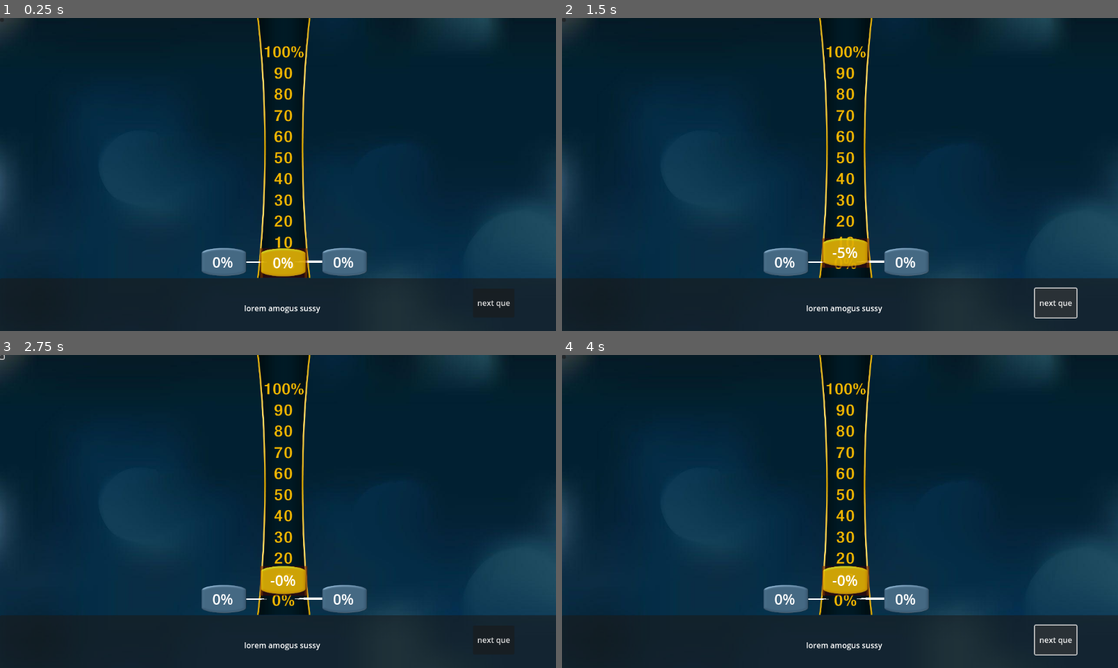
Above: before the commit, frames 1-4 (two rows, left to right).
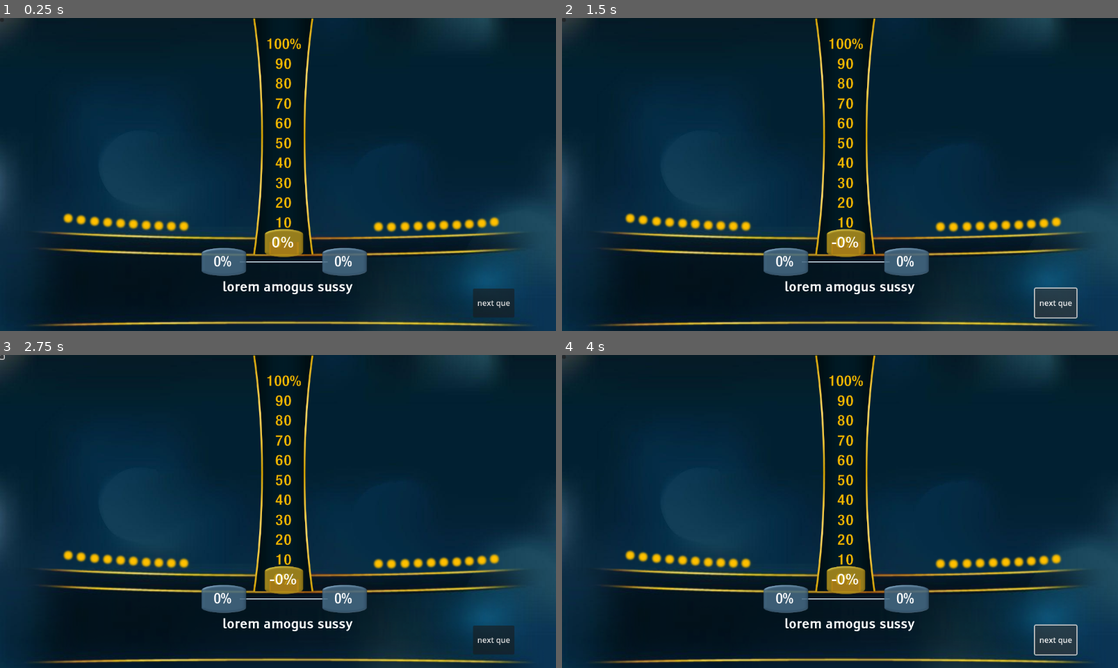
Above: after the commit, the same moments.

Repository: TerminalGoat232/power-of-10-redux
Game: Godot game, scene res://main.tscn
Same seed, same stepped clock (60 frames per second), same inputs: the game is played once before the commit and once after it.
Inputs (mouse positions are in pixels of both pictures, inside the frame that each line leads up to):
- Up to frame 1 (0.25 s): no input
- Up to frame 2 (1.5 s): click "next que" at 0.5 s; click "next que" at 1.25 s
- Up to frame 3 (2.75 s): click (0, 358) at 2 s
- Up to frame 4 (4 s): click (562, 358) at 2.75 s; click "next que" at 3.5 s

The runs differ from the first frame. In frame 1, 16% of the frame differs, in the area x 0-100%, y 0-100%; in frame 2, 15%; in frame 3, 15%; in frame 4, 15%.
Error in both runs: Invalid access to property or key 'ROUND_1' on a base object of type 'Nil'. (res://scripts/main.gd:25)

Commit message:
added timers, some sprites, rescaled shits a bit..

Diff:
--- a/main.tscn
+++ b/main.tscn
@@ -6,15 +6,38 @@
 [ext_resource type="Texture2D" uid="uid://fh5uww0rurcf" path="res://assets/textbar.png" id="2_tuhkd"]
 [ext_resource type="Theme" uid="uid://c163hgn8rdr67" path="res://text.tres" id="2_w4u17"]
 [ext_resource type="Texture2D" uid="uid://y76fcvyhs828" path="res://assets/inputbox.png" id="3_wnni5"]
+[ext_resource type="Texture2D" uid="uid://b443hrb5hal3f" path="res://assets/timedot.png" id="4_e8nlh"]
 [ext_resource type="Texture2D" uid="uid://d3rar3bkajmms" path="res://assets/2ndarybar.png" id="5_j1tej"]
-[ext_resource type="Texture2D" uid="uid://lfaktk75rofr" path="res://assets/rightbox.png" id="5_txfj0"]
+[ext_resource type="FontFile" uid="uid://b3cy4rofnvp6v" path="res://assets/54_HelveticaNeue MediumCond.ttf" id="6_0qfin"]
+[ext_resource type="Texture2D" uid="uid://dlgm02han2pah" path="res://assets/lockinconnector.png" id="7_0ica6"]
 [ext_resource type="Texture2D" uid="uid://collqu6x7um4r" path="res://assets/background.jpg" id="8_oobdu"]
+[ext_resource type="Texture2D" uid="uid://ou0ff16507mv" path="res://assets/answerbox.png" id="8_u14gr"]
+[ext_resource type="FontFile" uid="uid://uk8rbia8dpfi" path="res://assets/47_Helvetica 65 Medium.ttf" id="10_s0e62"]
+[ext_resource type="Texture2D" uid="uid://dts6x74kajml5" path="res://assets/ex.jpg" id="10_umjfn"]
+[ext_resource type="Texture2D" uid="uid://eixaa2mss8pg" path="res://assets/questionbox.png" id="11_xiqn0"]
+[ext_resource type="FontFile" uid="uid://djfuuaasv157m" path="res://assets/50_Tiresias Keyfont V2.ttf" id="12_m13l0"]
+
+[sub_resource type="LabelSettings" id="LabelSettings_fwp1d"]
+font = ExtResource("6_0qfin")
+font_size = 30
+
+[sub_resource type="LabelSettings" id="LabelSettings_s5r1m"]
+font = ExtResource("6_0qfin")
+font_size = 30
+
+[sub_resource type="LabelSettings" id="LabelSettings_3d60e"]
+line_spacing = 1.0
+font = ExtResource("10_s0e62")
+font_size = 30
 
 [sub_resource type="LabelSettings" id="LabelSettings_eqk8l"]
+font = ExtResource("12_m13l0")
+font_size = 28
 
 [node name="Node2D" type="Node2D"]
 
 [node name="Control" type="Control" parent="."]
+self_modulate = Color(1, 1, 1, 0)
 layout_mode = 3
 anchors_preset = 0
 offset_right = 40.0
@@ -24,117 +47,245 @@
 metadata/_edit_use_anchors_ = true
 
 [node name="Mainbar" type="Sprite2D" parent="Control"]
-position = Vector2(587.875, 269)
-scale = Vector2(0.532143, 0.645858)
+position = Vector2(586.875, 245)
+scale = Vector2(0.6, 0.585)
 texture = ExtResource("2_plm5b")
 
-[node name="panel_1" type="PanelContainer" parent="Control"]
-self_modulate = Color(1, 1, 1, 0)
+[node name="2Ndarybar" type="Sprite2D" parent="Control"]
+self_modulate = Color(1, 0.478431, 0.478431, 1)
+show_behind_parent = true
+z_index = 1
+position = Vector2(590, 489)
+rotation = 3.14159
+scale = Vector2(0.7, 0.03)
+texture = ExtResource("5_j1tej")
+centered = false
+offset = Vector2(-41, 0)
+flip_v = true
+
+[node name="timer_panel" type="PanelContainer" parent="Control"]
+self_modulate = Color(1, 1, 1, 0)
+layout_mode = 0
+offset_left = 118.0
+offset_top = 396.0
+offset_right = 418.0
+offset_bottom = 436.0
+rotation = 0.0349066
+
+[node name="Timedot10" type="Sprite2D" parent="Control/timer_panel"]
+position = Vector2(264.061, 25.8)
+scale = Vector2(0.3, 0.3)
+texture = ExtResource("4_e8nlh")
+
+[node name="Timedot9" type="Sprite2D" parent="Control/timer_panel"]
+position = Vector2(238.077, 26.7076)
+scale = Vector2(0.3, 0.3)
+texture = ExtResource("4_e8nlh")
+
+[node name="Timedot8" type="Sprite2D" parent="Control/timer_panel"]
+position = Vector2(212.058, 26.6154)
+scale = Vector2(0.3, 0.3)
+texture = ExtResource("4_e8nlh")
+
+[node name="Timedot7" type="Sprite2D" parent="Control/timer_panel"]
+position = Vector2(186.039, 26.5237)
+scale = Vector2(0.3, 0.3)
+texture = ExtResource("4_e8nlh")
+
+[node name="Timedot6" type="Sprite2D" parent="Control/timer_panel"]
+position = Vector2(159.264, 25.1429)
+scale = Vector2(0.3, 0.3)
+texture = ExtResource("4_e8nlh")
+
+[node name="Timedot5" type="Sprite2D" parent="Control/timer_panel"]
+position = Vector2(132.932, 24.3756)
+scale = Vector2(0.3, 0.3)
+texture = ExtResource("4_e8nlh")
+
+[node name="Timedot4" type="Sprite2D" parent="Control/timer_panel"]
+position = Vector2(105.878, 23.3192)
+scale = Vector2(0.3, 0.3)
+texture = ExtResource("4_e8nlh")
+
+[node name="Timedot3" type="Sprite2D" parent="Control/timer_panel"]
+position = Vector2(78.825, 22.2626)
+scale = Vector2(0.3, 0.3)
+texture = ExtResource("4_e8nlh")
+
+[node name="Timedot2" type="Sprite2D" parent="Control/timer_panel"]
+position = Vector2(50.7373, 20.2416)
+scale = Vector2(0.3, 0.3)
+texture = ExtResource("4_e8nlh")
+
+[node name="Timedot" type="Sprite2D" parent="Control/timer_panel"]
+position = Vector2(23.9278, 17.8616)
+scale = Vector2(0.3, 0.3)
+texture = ExtResource("4_e8nlh")
+
+[node name="timer_panel2" type="PanelContainer" parent="Control"]
+self_modulate = Color(1, 1, 1, 0)
+layout_mode = 0
+offset_left = 759.0
+offset_top = 415.0
+offset_right = 1059.0
+offset_bottom = 455.0
+rotation = -0.0698132
+
+[node name="Timedot" type="Sprite2D" parent="Control/timer_panel2"]
+position = Vector2(23.8582, 18.8591)
+scale = Vector2(0.3, 0.3)
+texture = ExtResource("4_e8nlh")
+
+[node name="Timedot2" type="Sprite2D" parent="Control/timer_panel2"]
+position = Vector2(50.6675, 21.2393)
+scale = Vector2(0.3, 0.3)
+texture = ExtResource("4_e8nlh")
+
+[node name="Timedot3" type="Sprite2D" parent="Control/timer_panel2"]
+position = Vector2(78.825, 22.2626)
+scale = Vector2(0.3, 0.3)
+texture = ExtResource("4_e8nlh")
+
+[node name="Timedot4" type="Sprite2D" parent="Control/timer_panel2"]
+position = Vector2(105.878, 23.3192)
+scale = Vector2(0.3, 0.3)
+texture = ExtResource("4_e8nlh")
+
+[node name="Timedot5" type="Sprite2D" parent="Control/timer_panel2"]
+position = Vector2(132.932, 24.3756)
+scale = Vector2(0.3, 0.3)
+texture = ExtResource("4_e8nlh")
+
+[node name="Timedot6" type="Sprite2D" parent="Control/timer_panel2"]
+position = Vector2(159.264, 25.1429)
+scale = Vector2(0.3, 0.3)
+texture = ExtResource("4_e8nlh")
+
+[node name="Timedot7" type="Sprite2D" parent="Control/timer_panel2"]
+position = Vector2(186.039, 26.5237)
+scale = Vector2(0.3, 0.3)
+texture = ExtResource("4_e8nlh")
+
+[node name="Timedot8" type="Sprite2D" parent="Control/timer_panel2"]
+position = Vector2(212.058, 26.6154)
+scale = Vector2(0.3, 0.3)
+texture = ExtResource("4_e8nlh")
+
+[node name="Timedot9" type="Sprite2D" parent="Control/timer_panel2"]
+position = Vector2(238.077, 26.7076)
+scale = Vector2(0.3, 0.3)
+texture = ExtResource("4_e8nlh")
+
+[node name="Timedot10" type="Sprite2D" parent="Control/timer_panel2"]
+position = Vector2(264.061, 25.8)
+scale = Vector2(0.3, 0.3)
+texture = ExtResource("4_e8nlh")
+
+[node name="panel_1" type="PanelContainer" parent="Control" node_paths=PackedStringArray("timer")]
+self_modulate = Color(1, 1, 1, 0)
+layout_mode = 0
 offset_left = 412.0
-offset_top = 480.0
+offset_top = 440.0
 offset_right = 512.0
-offset_bottom = 530.0
+offset_bottom = 490.0
 mouse_filter = 2
 script = ExtResource("1_t3o3h")
 keyINCR = 87
 keyDCR = 83
 keyLOCK = 68
+timer = NodePath("timer_1")
 
 [node name="player1_lbl" type="Label" parent="Control/panel_1"]
 z_index = 1
 layout_mode = 2
 theme = ExtResource("2_w4u17")
 text = "0%"
+label_settings = SubResource("LabelSettings_fwp1d")
 horizontal_alignment = 1
 vertical_alignment = 1
 
-[node name="indicator_1" type="Polygon2D" parent="Control/panel_1"]
-show_behind_parent = true
-z_index = 1
-position = Vector2(80, 25)
-scale = Vector2(0.889796, 0.068)
-polygon = PackedVector2Array(4, -22, 38.4118, -22, 44.3928, -22, 73.6374, 2.23779, 44.3928, 34.5552, 4.05548, 34.5552)
-
 [node name="input_box_sprite_p1" type="Sprite2D" parent="Control/panel_1"]
+self_modulate = Color(1, 1, 1, 0.862745)
 show_behind_parent = true
 z_index = 1
 position = Vector2(52, 25)
 scale = Vector2(0.348, 0.25)
 texture = ExtResource("3_wnni5")
 
-[node name="panel_2" type="PanelContainer" parent="Control"]
+[node name="Lockinconnector" type="Sprite2D" parent="Control/panel_1"]
+position = Vector2(146, 25)
+scale = Vector2(0.35, 0.2)
+texture = ExtResource("7_0ica6")
+
+[node name="timer_1" type="Timer" parent="Control/panel_1"]
+wait_time = 10.0
+one_shot = true
+
+[node name="panel_2" type="PanelContainer" parent="Control" node_paths=PackedStringArray("timer")]
 self_modulate = Color(1, 1, 1, 0)
 layout_mode = 0
 offset_left = 662.0
-offset_top = 480.0
+offset_top = 440.0
 offset_right = 762.0
-offset_bottom = 530.0
+offset_bottom = 490.0
 mouse_filter = 2
 script = ExtResource("1_t3o3h")
 keyINCR = 4194320
 keyDCR = 4194322
 keyLOCK = 4194319
+timer = NodePath("timer_2")
 
 [node name="player2_lbl" type="Label" parent="Control/panel_2"]
 z_index = 1
 layout_mode = 2
 theme = ExtResource("2_w4u17")
 text = "0%"
+label_settings = SubResource("LabelSettings_s5r1m")
 horizontal_alignment = 1
 vertical_alignment = 1
 
-[node name="indicator_2" type="Polygon2D" parent="Control/panel_2"]
-show_behind_parent = true
-z_index = 1
-position = Vector2(20, 25)
-rotation = 3.14159
-scale = Vector2(1, 0.1)
-polygon = PackedVector2Array(4, -22, 44.3928, -22, 73.6374, 2.23779, 44.3928, 34.5552, 4.05548, 34.5552)
-
 [node name="input_box_sprite_p1" type="Sprite2D" parent="Control/panel_2"]
+self_modulate = Color(1, 1, 1, 0.862745)
 show_behind_parent = true
 z_index = 1
 position = Vector2(52, 25)
 scale = Vector2(0.348, 0.25)
 texture = ExtResource("3_wnni5")
 
+[node name="Lockinconnector" type="Sprite2D" parent="Control/panel_2"]
+position = Vector2(-43, 25)
+scale = Vector2(0.35, 0.2)
+texture = ExtResource("7_0ica6")
+
+[node name="timer_2" type="Timer" parent="Control/panel_2"]
+wait_time = 10.0
+one_shot = true
+
 [node name="panel_3" type="PanelContainer" parent="Control"]
 self_modulate = Color(1, 1, 1, 0)
+z_index = 1
 layout_mode = 0
 offset_left = 537.0
-offset_top = 480.0
+offset_top = 440.0
 offset_right = 637.0
-offset_bottom = 532.0
-mouse_filter = 2
-
-[node name="Rightbox" type="Sprite2D" parent="Control/panel_3"]
+offset_bottom = 492.0
+mouse_filter = 2
+
+[node name="answer_box" type="Sprite2D" parent="Control/panel_3"]
 self_modulate = Color(0.988667, 1, 0.66, 0.780392)
 z_index = 1
-position = Vector2(50, 26)
-scale = Vector2(0.348, 0.25)
-texture = ExtResource("5_txfj0")
-
-[node name="indicator_3" type="Polygon2D" parent="Control/panel_3"]
-visible = false
-position = Vector2(100, 26.5)
-rotation = 3.14159
-scale = Vector2(1.3, 0.1)
-polygon = PackedVector2Array(4, -22, 39, 10.001, 74, -19.998, 74, 0.00195312, 74, 40.002, 39, 10.001, 4, 40)
+position = Vector2(51.5, 26)
+scale = Vector2(0.3, 0.25)
+texture = ExtResource("8_u14gr")
 
 [node name="res_lbl" type="Label" parent="Control/panel_3"]
 z_index = 1
 layout_mode = 2
 theme = ExtResource("2_w4u17")
 text = "0%"
+label_settings = SubResource("LabelSettings_3d60e")
 horizontal_alignment = 1
-
-[node name="2Ndarybar" type="Sprite2D" parent="Control/panel_3"]
-self_modulate = Color(1, 0.48, 0.48, 0.65098)
-show_behind_parent = true
-z_index = 1
-position = Vector2(51, 27.5)
-scale = Vector2(1.12644, 0.0732293)
-texture = ExtResource("5_j1tej")
+vertical_alignment = 1
 
 [node name="scale_panel" type="PanelContainer" parent="Control"]
 self_modulate = Color(1, 1, 1, 0)
@@ -145,26 +296,23 @@
 offset_bottom = 538.0
 mouse_filter = 2
 
-[node name="Textbar" type="Sprite2D" parent="Control/scale_panel"]
-position = Vector2(58, 269)
-scale = Vector2(0.693965, 0.602029)
+[node name="percentage_bar" type="Sprite2D" parent="Control/scale_panel"]
+z_index = 1
+position = Vector2(58, 445)
+scale = Vector2(0.6, 0.565)
 texture = ExtResource("2_tuhkd")
-
-[node name="margin_que" type="MarginContainer" parent="Control"]
-layout_mode = 0
-offset_top = 539.0
-offset_right = 1154.0
-offset_bottom = 651.0
-
-[node name="question_panel" type="Panel" parent="Control/margin_que"]
+offset = Vector2(0, -365)
+
+[node name="margin_que" type="PanelContainer" parent="Control"]
+self_modulate = Color(1, 1, 1, 0)
+layout_mode = 0
+offset_left = 19.0
+offset_top = 503.0
+offset_right = 1173.0
+offset_bottom = 615.0
+
+[node name="question" type="Label" parent="Control/margin_que"]
 layout_mode = 2
-
-[node name="question" type="Label" parent="Control/margin_que/question_panel"]
-layout_mode = 2
-offset_left = 332.0
-offset_top = 14.0
-offset_right = 838.0
-offset_bottom = 110.0
 text = "lorem amogus sussy"
 label_settings = SubResource("LabelSettings_eqk8l")
 horizontal_alignment = 1
@@ -183,8 +331,15 @@
 offset_right = 8.0
 offset_bottom = 8.0
 
-[node name="counting_down_b4_ded" type="Timer" parent="Control"]
-wait_time = 0.5
+[node name="Ex" type="Sprite2D" parent="Control"]
+position = Vector2(1986, 1032)
+texture = ExtResource("10_umjfn")
+
+[node name="Questionbox" type="Sprite2D" parent="Control"]
+z_index = -1
+position = Vector2(580, 554)
+scale = Vector2(0.9, 1)
+texture = ExtResource("11_xiqn0")
 
 [node name="Background" type="Sprite2D" parent="."]
 show_behind_parent = true
@@ -193,4 +348,6 @@
 scale = Vector2(0.9, 0.9)
 texture = ExtResource("8_oobdu")
 
+[connection signal="timeout" from="Control/panel_1/timer_1" to="Control/panel_1" method="_on_counting_down_b_4_ded_timeout"]
+[connection signal="timeout" from="Control/panel_2/timer_2" to="Control/panel_1" method="_on_counting_down_b_4_ded_timeout"]
 [connection signal="pressed" from="Control/next" to="Control" method="_on_next_pressed"]
Not shown: 1 places in main.tscn that only renumber resources
